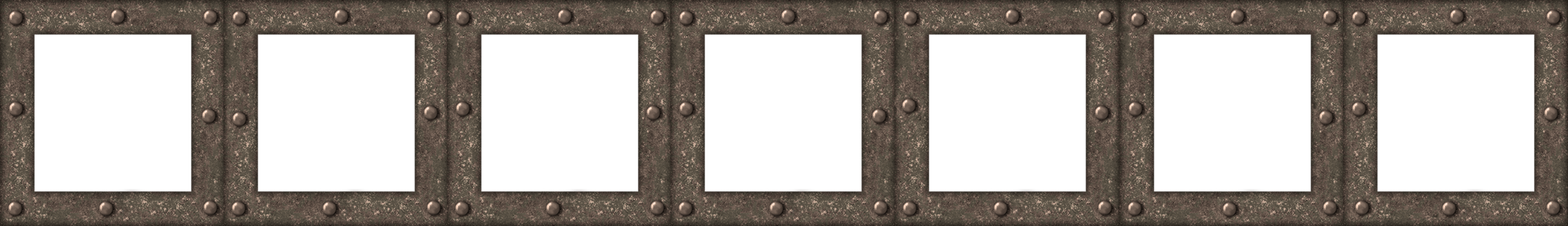
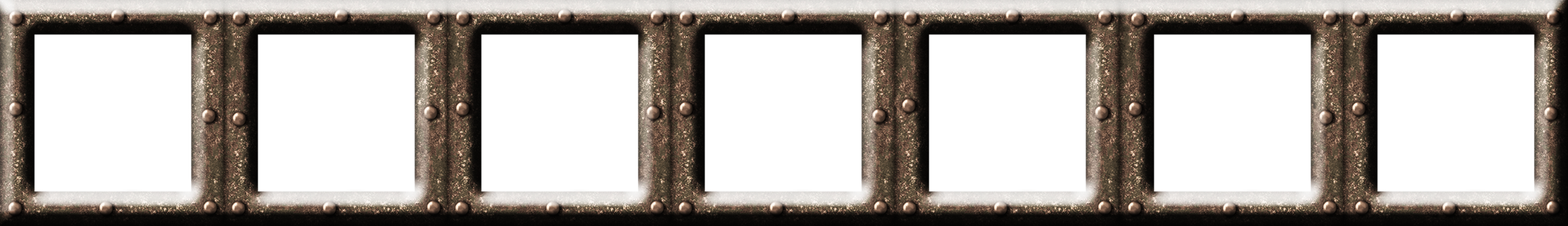
The second 1568 × 226 image is a revision of the first. Changes to its layers:
renamed "Layer 22" to "Layer 0", painted on it over [0,0,1568,226]
removed layer "Layer 19" over [1119,0,1345,226]
removed layer "Layer 16" over [892,0,1120,226]
removed layer "Layer 11 copy 3" over [670,0,904,226]
removed layer "Layer 14" over [446,0,672,226]
removed layer "Layer 13" over [223,0,449,226]
removed layer "Layer 11" over [0,0,226,226]
